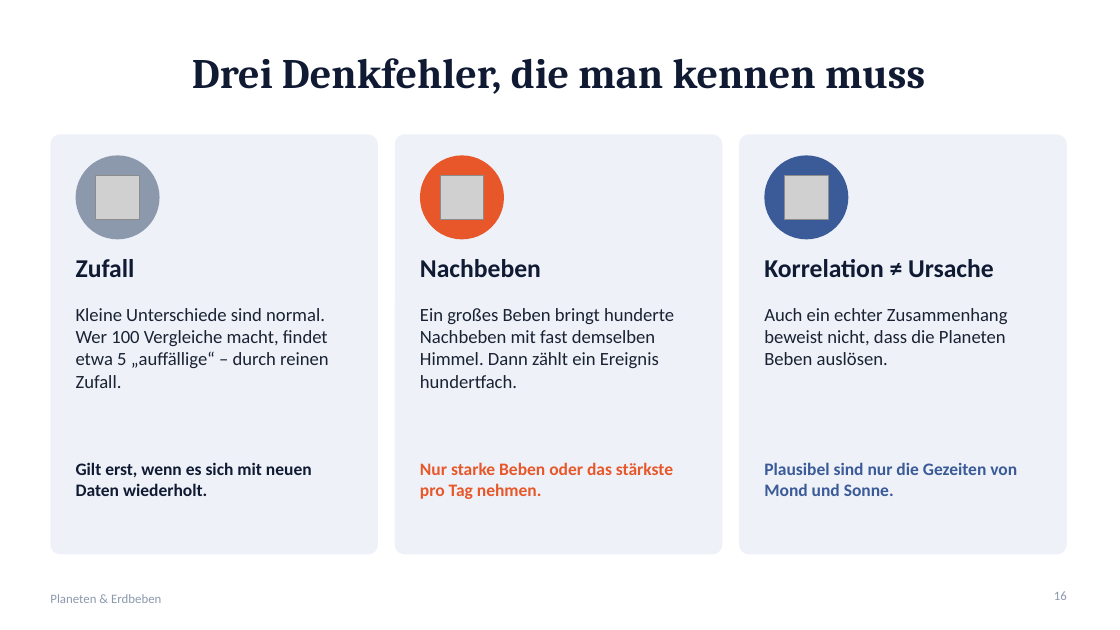
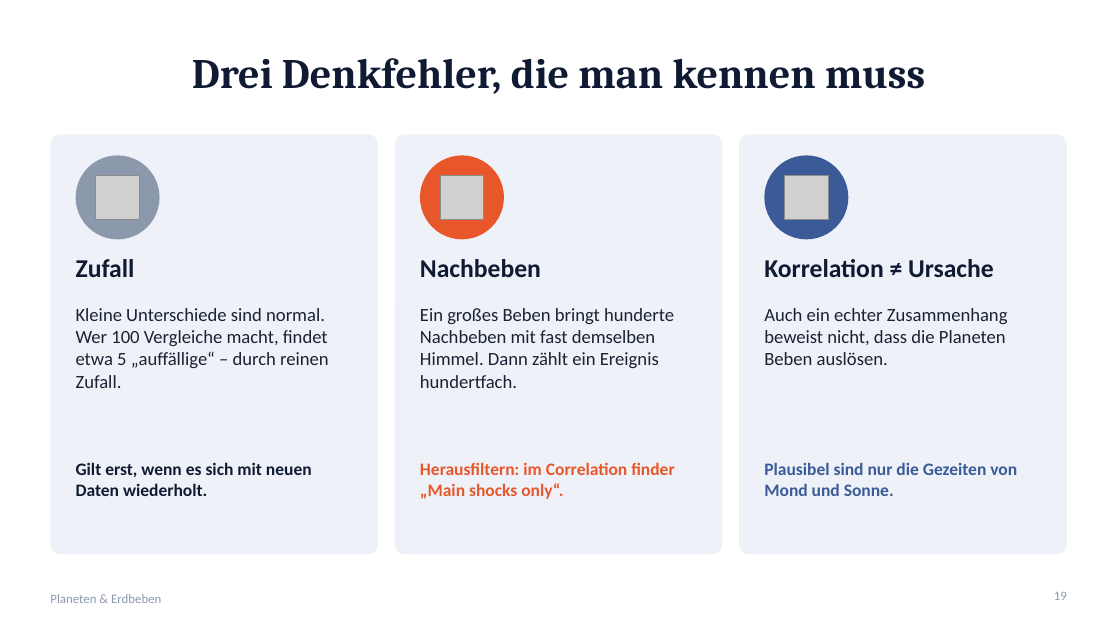
Before and after one commit to peaceeagle5/planeten-erdbeben, a slide deck: slide 19 of praesentation/Planeten-Erdbeben.pptx (slide 16 before the commit). Drawn at 1120x630 pixels with LibreOffice and Linux fonts; fonts in the diff are those of the drawing; grey boxes stand for pictures. Boxes give left, top, right and bottom in pixels: in the first picture for what was removed or moved away, otherwise in the second. Text is boxed around its words. In the diff, an @@ line names an element or a change of style, - is before the commit and + after.

```diff
--- a/praesentation/Planeten-Erdbeben.pptx
+++ b/praesentation/Planeten-Erdbeben.pptx
@@ text at (420,462,674,499): text changed @@
-Nur starke Beben oder das stärkste pro Tag nehmen.
+Herausfiltern: im Correlation finder „Main shocks only“.
@@ page number at (1054,592,1067,600): text changed @@
-16
+19
```
Also in this commit, not shown: 3 other slides changed, 3 slides added, 5 other files.
